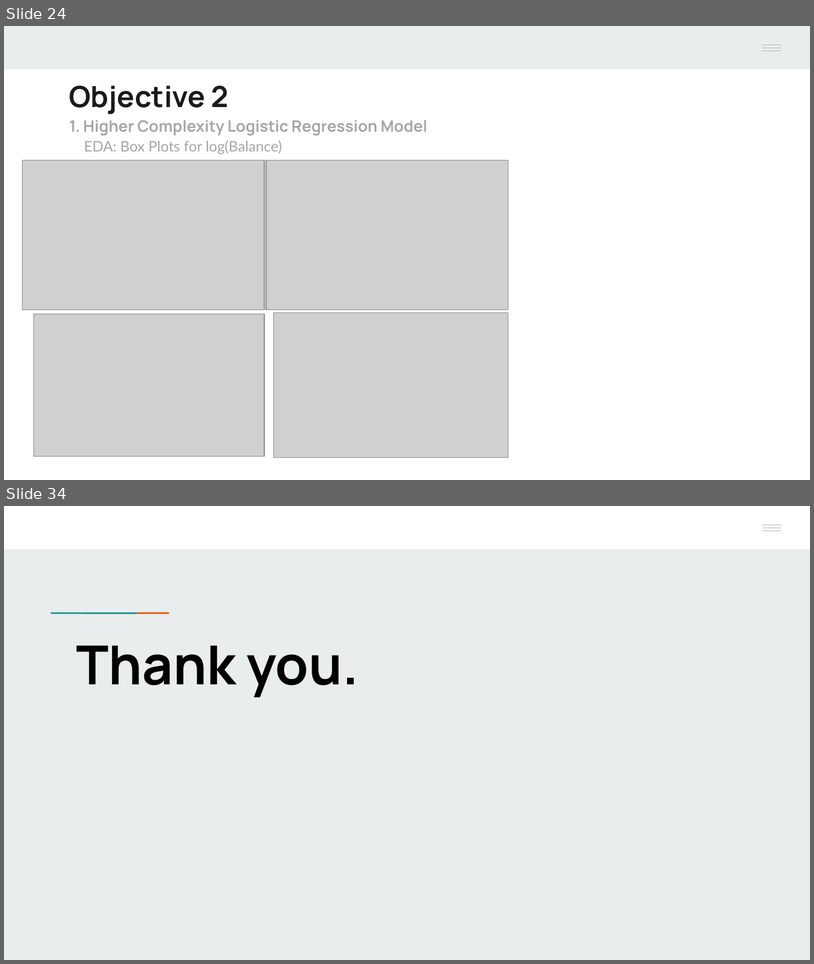
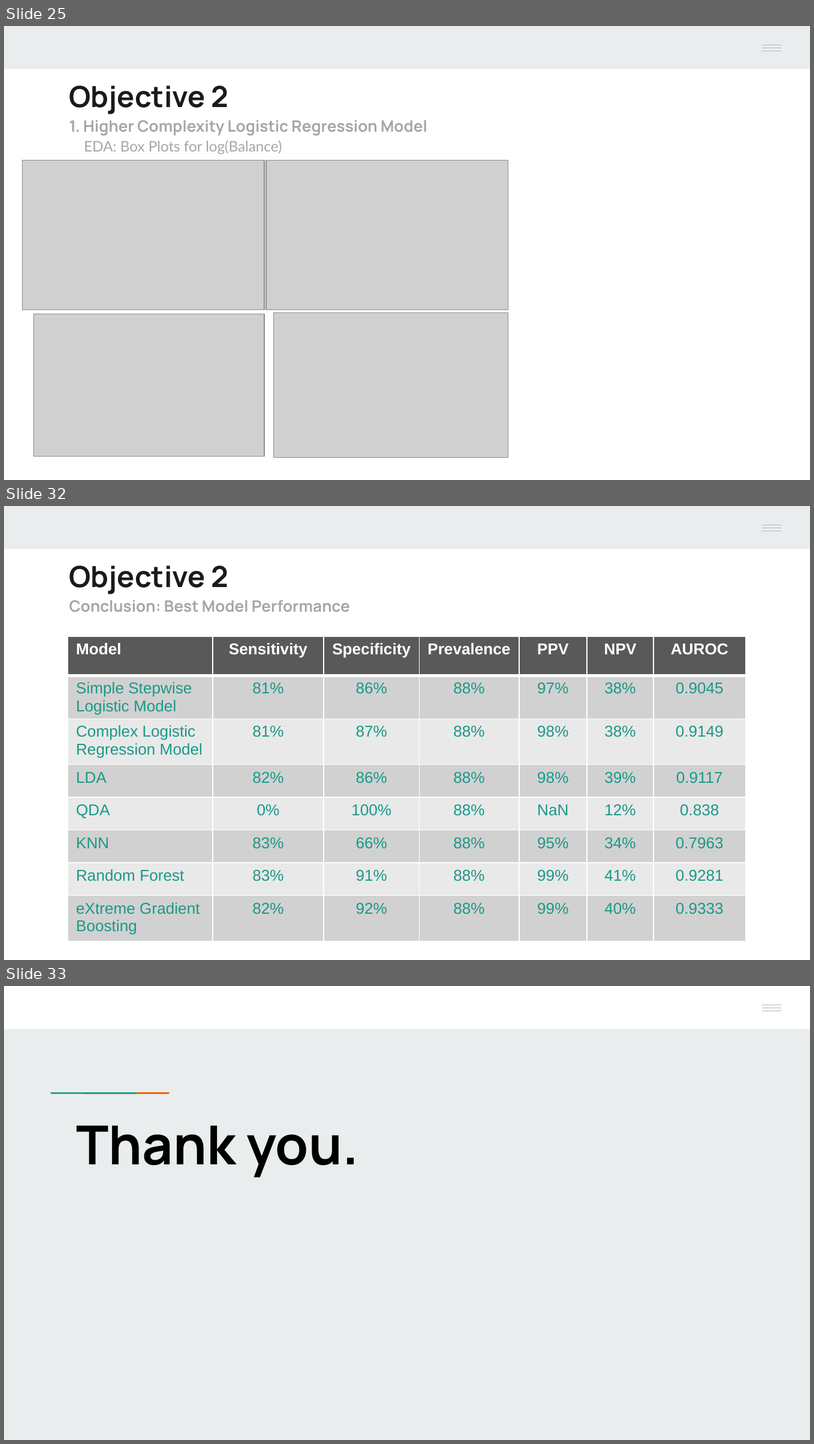
Before and after one commit to Mr-Chang95/Bank-Marketing-Analysis-Logistic-Regression, a slide deck: Project2_Chang_Craus_Yule.pptx. Shown one above the other, each under a label of ours: slides 24 and 34 before the commit, slides 25, 32 and 33 after it; the slides between them are not shown. The pictures are 814x964 and 814x1444 pixels, drawn with LibreOffice and Linux fonts; fonts in the diff are those of the drawing; grey boxes stand for pictures; background and template pictures are left out. Boxes give left, top, right and bottom in pixels: in the first picture for what was removed or moved away, otherwise in the second. Text is boxed around its words. In the diff, an @@ line names an element or a change of style, - is before the commit and + after.

```diff
--- a/Project2_Chang_Craus_Yule.pptx
+++ b/Project2_Chang_Craus_Yule.pptx
@@ slide 32 added at [4, 506, 810, 960], background #FFFFFF; not listed: 5 template elements that a slide beside it also shows @@
@@ text added at [69, 565, 350, 612], 14 pt, text #A6A6A6, bold @@
+Objective 2
+Conclusion: Best Model Performance
@@ table added at [68, 636, 745, 943], 8 rows, 7 columns @@
+Model | Sensitivity | Specificity | Prevalence | PPV | NPV | AUROC
+Simple Stepwise Logistic Model | 81% | 86% | 88% | 97% | 38% | 0.9045
+Complex Logistic Regression Model | 81% | 87% | 88% | 98% | 38% | 0.9149
+LDA | 82% | 86% | 88% | 98% | 39% | 0.9117
+QDA | 0% | 100% | 88% | NaN | 12% | 0.838
+KNN | 83% | 66% | 88% | 95% | 34% | 0.7963
+Random Forest | 83% | 91% | 88% | 99% | 41% | 0.9281
+eXtreme Gradient Boosting | 82% | 92% | 88% | 99% | 40% | 0.9333
@@ what was slide 24 is now slide 25 @@
@@ what was slide 34 is now slide 33 @@
```
Also in this commit, not shown: 10 slides changed, 1 other slide added, 3 slides removed.
